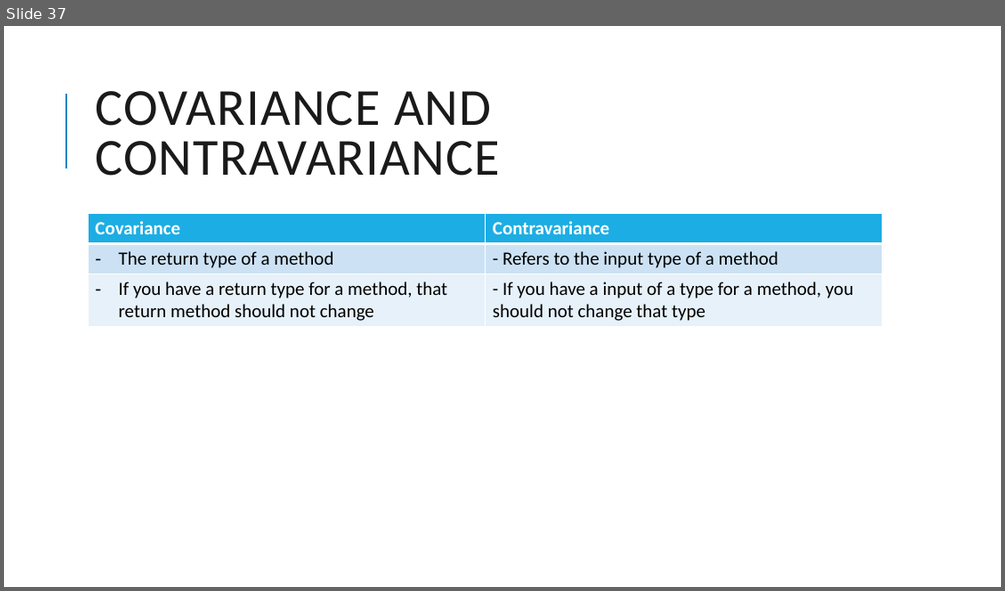
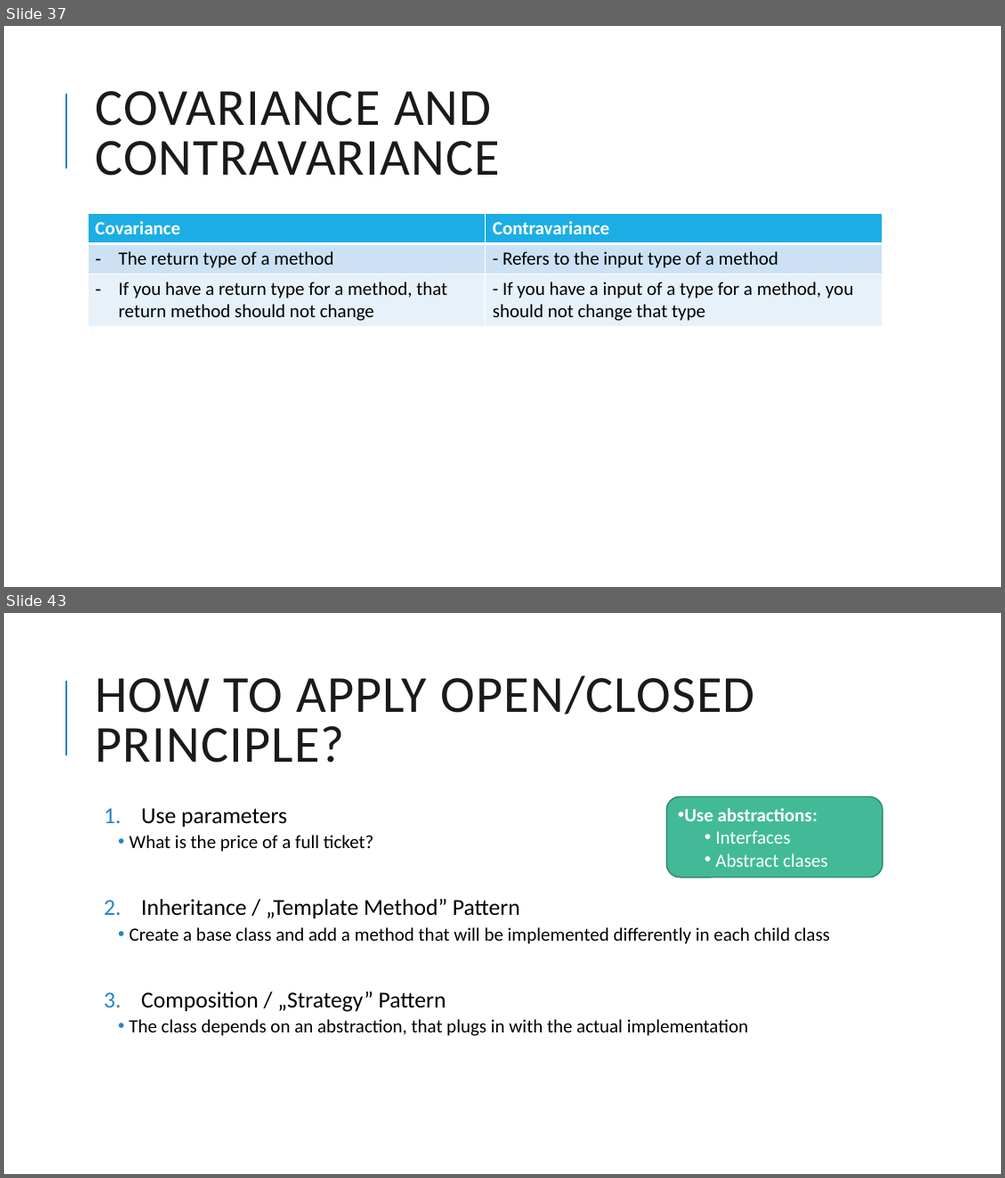
Before and after one commit to nadiacomanici/SolidPrinciples, a slide deck: SOLID Principles.pptx. Shown one above the other, each under a label of ours: slide 37 before the commit, slides 37 and 43 after it; the slides between them are not shown. The pictures are 1005x591 and 1005x1178 pixels, drawn with LibreOffice and Linux fonts; fonts in the diff are those of the drawing. Boxes give left, top, right and bottom in pixels: in the first picture for what was removed or moved away, otherwise in the second. Text is boxed around its words. In the diff, an @@ line names an element or a change of style, - is before the commit and + after.

```diff
--- a/SOLID Principles.pptx
+++ b/SOLID Principles.pptx
@@ slide 43 added at (4, 613, 1001, 1174), background #FFFFFF; not listed: 1 template element that a slide beside it also shows @@
@@ title added at (95, 675, 755, 763), 50 pt, text #1A1A1A @@
+HOW TO APPLY OPEN/CLOSED PRINCIPLE?
@@ rounded rectangle added at (666, 797, 882, 877), fill #42BA97, outline #318A70 1.25 pt, 18 pt, text #FFFFFF @@
+• Use abstractions:
+  • Interfaces
+  • Abstract clases
@@ text added at (129, 808, 830, 1036), 18 pt, text #000000 @@
+1. Use parameters
+  • What is the price of a full ticket?
+2. Inheritance / „Template Method” Pattern
+  • Create a base class and add a method that will be implemented differently in each child class
+3. Composition / „Strategy” Pattern
+  • The class depends on an abstraction, that plugs in with the actual implementation
```
Also in this commit, not shown: 2 slides changed, 6 other slides added, 16 other files.
